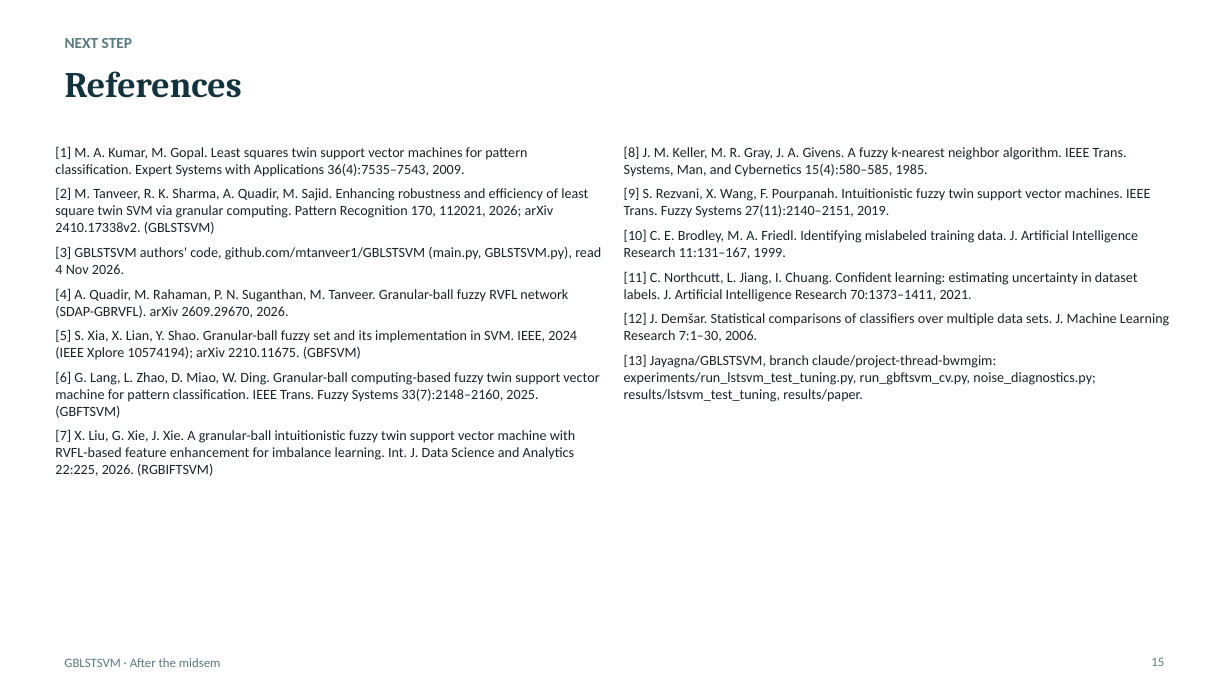
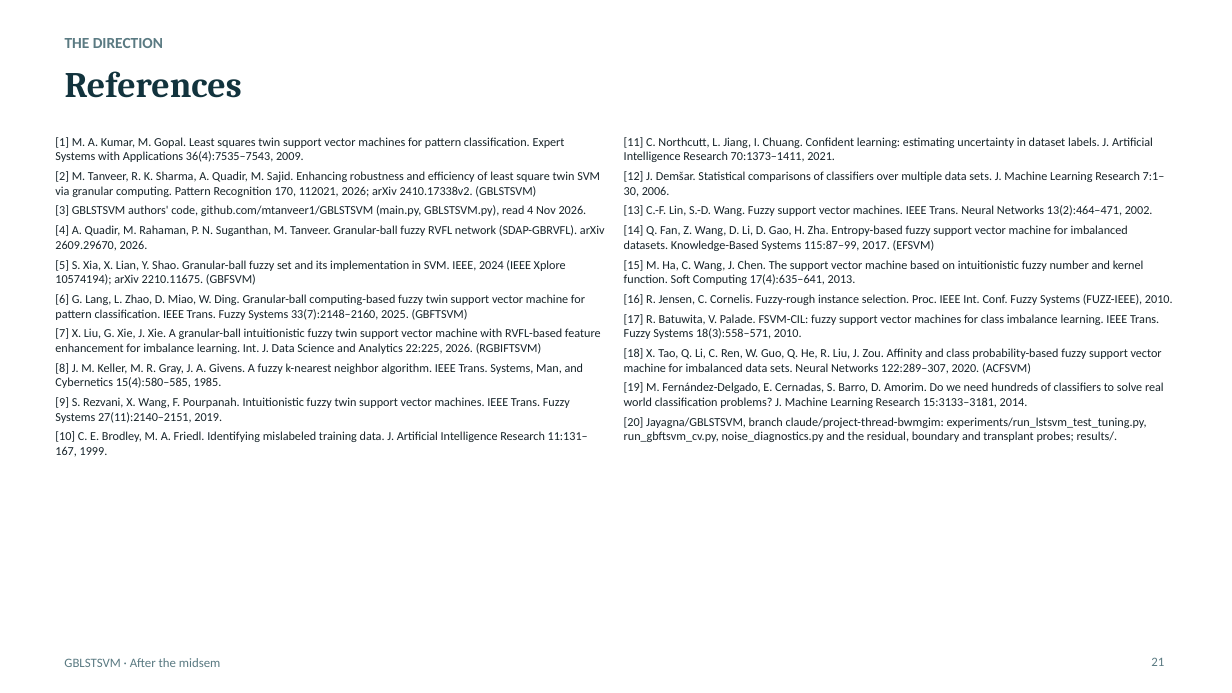
Before and after one commit to Jayagna/GBLSTSVM, a slide deck: slide 21 of reports/post_midsem/post_midsem.pptx (slide 15 before the commit). Drawn at 1232x693 pixels with LibreOffice and Linux fonts; fonts in the diff are those of the drawing. Boxes give left, top, right and bottom in pixels: in the first picture for what was removed or moved away, otherwise in the second. Text is boxed around its words. In the diff, an @@ line names an element or a change of style, - is before the commit and + after.

```diff
--- a/reports/post_midsem/post_midsem.pptx
+++ b/reports/post_midsem/post_midsem.pptx
@@ text at (65, 38, 163, 48): text changed @@
-NEXT STEP
+THE DIRECTION
@@ text at (55, 137, 605, 354): size 11 to 9.5 pt in "[1] M. A. Kumar, M. Gopal. Least ...", "[2] M. Tanveer, R. K. Sharma, A. ...", "[3] GBLSTSVM authors' code, github.com/mtanveer1/GBLSTSVM (m ...", "[4] A. Quadir, M. Rahaman, P. N. ..." and 3 more places; less space between paragraphs @@
@@ text "[1] M. A. Kumar, M. ...": place and size @@
-text "[1] M. A. Kumar, M. ..." at (55, 146, 601, 476)
+text "[1] M. A. Kumar, M. ..." at (55, 137, 605, 456)
@@ text at (624, 146, 1150, 259): paragraphs removed @@
-[8] J. M. Keller, M. R. Gray, J. A. Givens. A fuzzy k-nearest neighbor algorithm. IEEE Trans. Systems, Man, and Cybernetics 15(4):580–585, 1985.
-[9] S. Rezvani, X. Wang, F. Pourpanah. Intuitionistic fuzzy twin support vector machines. IEEE Trans. Fuzzy Systems 27(11):2140–2151, 2019.
-[10] C. E. Brodley, M. A. Friedl. Identifying mislabeled training data. J. Artificial Intelligence Research 11:131–167, 1999.
@@ text at (624, 137, 1165, 197): size 11 to 9.5 pt in "[11] C. Northcutt, L. Jiang, I. Chuang. ...", "[12] J. Demšar. Statistical comparisons of classifiers ..."; less space between paragraphs @@
@@ text "[11] C. Northcutt, L. Jiang, ...": place and size @@
-text "[11] C. Northcutt, L. Jiang, ..." at (624, 146, 1169, 402)
+text "[11] C. Northcutt, L. Jiang, ..." at (624, 137, 1173, 442)
@@ text at (624, 205, 1173, 442): text changed; size 11 to 9.5 pt @@
-[13] Jayagna/GBLSTSVM, branch claude/project-thread-bwmgim: experiments/run_lstsvm_test_tuning.py, run_gbftsvm_cv.py, noise_diagnostics.py; results/lstsvm_test_tuning, results/paper.
+[13] C.-F. Lin, S.-D. Wang. Fuzzy support vector machines. IEEE Trans. Neural Networks 13(2):464–471, 2002.
+[14] Q. Fan, Z. Wang, D. Li, D. Gao, H. Zha. Entropy-based fuzzy support vector machine for imbalanced datasets. Knowledge-Based Systems 115:87–99, 2017. (EFSVM)
+[15] M. Ha, C. Wang, J. Chen. The support vector machine based on intuitionistic fuzzy number and kernel function. Soft Computing 17(4):635–641, 2013.
+[16] R. Jensen, C. Cornelis. Fuzzy-rough instance selection. Proc. IEEE Int. Conf. Fuzzy Systems (FUZZ-IEEE), 2010.
+[17] R. Batuwita, V. Palade. FSVM-CIL: fuzzy support vector machines for class imbalance learning. IEEE Trans. Fuzzy Systems 18(3):558–571, 2010.
+[18] X. Tao, Q. Li, C. Ren, W. Guo, Q. He, R. Liu, J. Zou. Affinity and class probability-based fuzzy support vector machine for imbalanced data sets. Neural Networks 122:289–307, 2020. (ACFSVM)
+[19] M. Fernández-Delgado, E. Cernadas, S. Barro, D. Amorim. Do we need hundreds of classifiers to solve real world classification problems? J. Machine Learning Research 15:3133–3181, 2014.
+[20] Jayagna/GBLSTSVM, branch claude/project-thread-bwmgim: experiments/run_lstsvm_test_tuning.py, run_gbftsvm_cv.py, noise_diagnostics.py and the residual, boundary and transplant probes; results/.
@@ text at (55, 363, 588, 456): paragraphs added @@
+[8] J. M. Keller, M. R. Gray, J. A. Givens. A fuzzy k-nearest neighbor algorithm. IEEE Trans. Systems, Man, and Cybernetics 15(4):580–585, 1985.
+[9] S. Rezvani, X. Wang, F. Pourpanah. Intuitionistic fuzzy twin support vector machines. IEEE Trans. Fuzzy Systems 27(11):2140–2151, 2019.
+[10] C. E. Brodley, M. A. Friedl. Identifying mislabeled training data. J. Artificial Intelligence Research 11:131–167, 1999.
@@ page number at (1151, 657, 1164, 666): text changed @@
-15
+21
```
Also in this commit, not shown: 1 other slide changed, 6 slides added, 6 other files.
